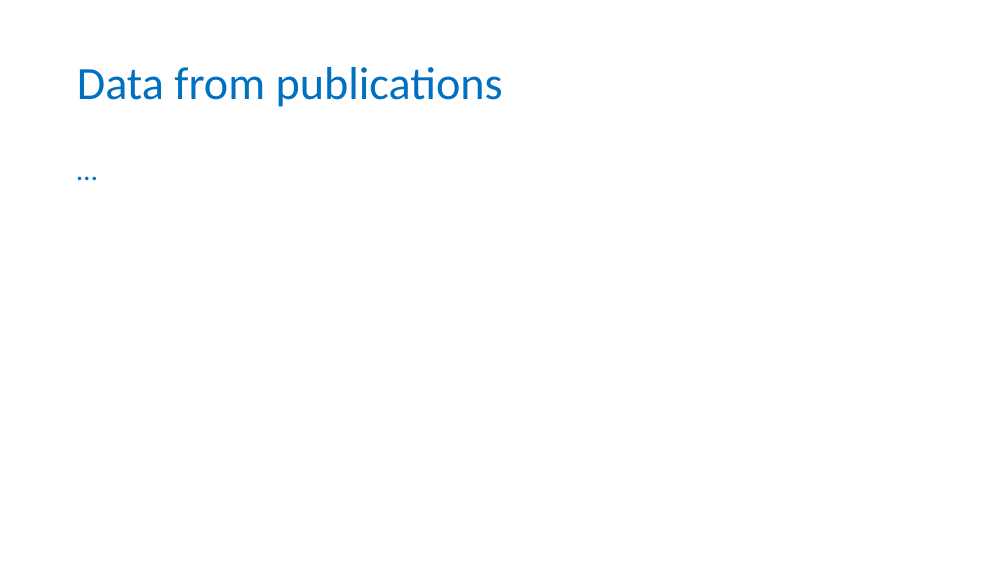
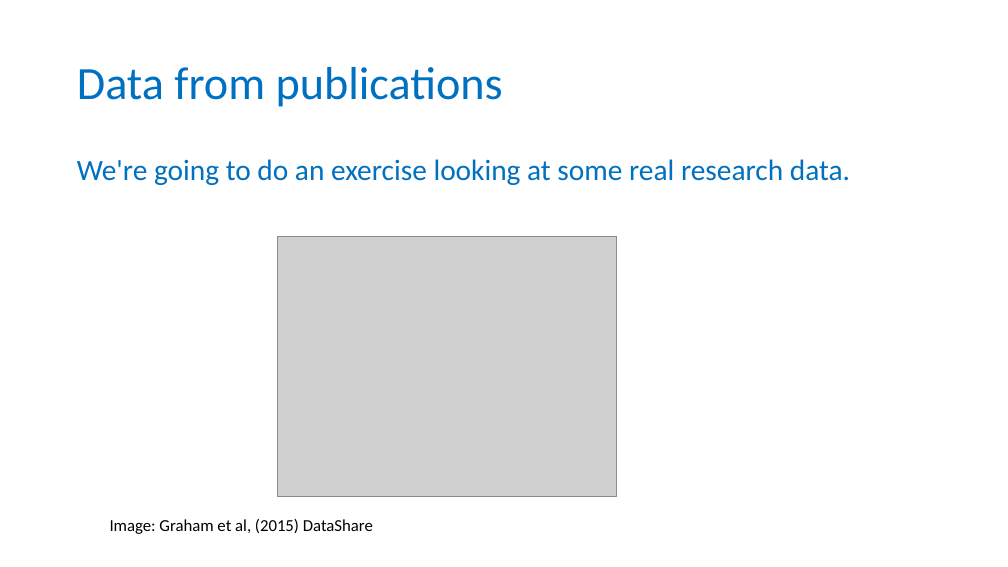
Before and after one commit to carpentries-incubator/fair-for-leaders, a slide deck: slide 4 of instructors/02-Being_FAIR.pptx (slide 3 before the commit). Drawn at 1008x567 pixels with LibreOffice and Linux fonts; fonts in the diff are those of the drawing; grey boxes stand for pictures; background and template pictures are left out. Boxes give left, top, right and bottom in pixels: in the first picture for what was removed or moved away, otherwise in the second. Text is boxed around its words. In the diff, an @@ line names an element or a change of style, - is before the commit and + after.

Commit message:
Added slide for research data definition, and text and pic for data from publications

```diff
--- a/instructors/02-Being_FAIR.pptx
+++ b/instructors/02-Being_FAIR.pptx
@@ text at [77,159,850,185]: text changed @@
-…
+We're going to do an exercise looking at some real research data.
@@ picture added at [278,236,617,497] @@
@@ text added at [110,519,373,534], 16 pt, text #000000 @@
+Image: Graham et al, (2015) DataShare
```
Also in this commit, not shown: 2 other slides changed, 1 slide added.
